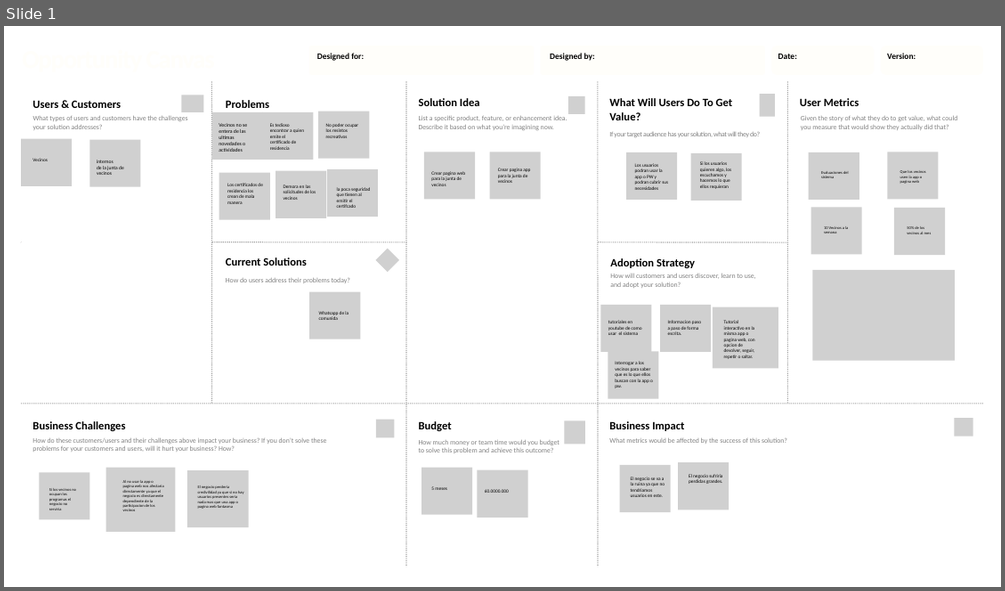
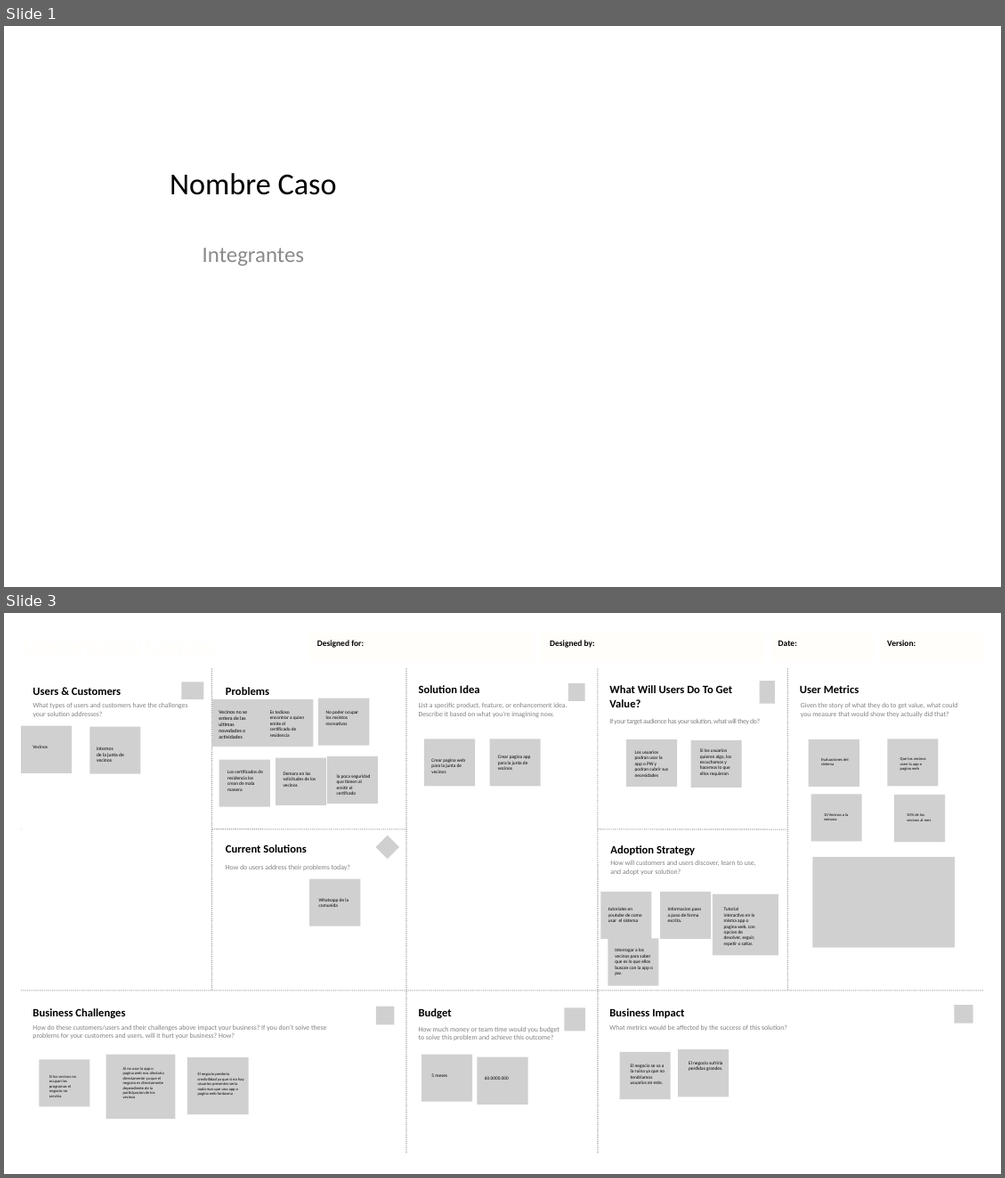
Before and after one commit to braninostroza/Grupo-1, a slide deck: Evidencias Grupales/Presentación.pptx. Shown one above the other, each under a label of ours: slide 1 before the commit, slides 1 and 3 after it; the slides between them are not shown. The pictures are 1005x591 and 1005x1178 pixels, drawn with LibreOffice and Linux fonts; fonts in the diff are those of the drawing; grey boxes stand for pictures; background and template pictures are left out. Boxes give left, top, right and bottom in pixels: in the first picture for what was removed or moved away, otherwise in the second. Text is boxed around its words. In the diff, an @@ line names an element or a change of style, - is before the commit and + after.

```diff
--- a/Evidencias Grupales/Presentación.pptx
+++ b/Evidencias Grupales/Presentación.pptx
@@ slide 1 added at (4,26,1001,587), background #FFFFFF @@
@@ title added at (170,173,337,195), 44 pt, text #000000 @@
+Nombre Caso
@@ subtitle added at (202,248,304,265), 32 pt, text #8C8C8C @@
+Integrantes
@@ what was slide 1 is now slide 3 @@
```
Also in this commit, not shown: 1 slide changed, 6 other slides added.
